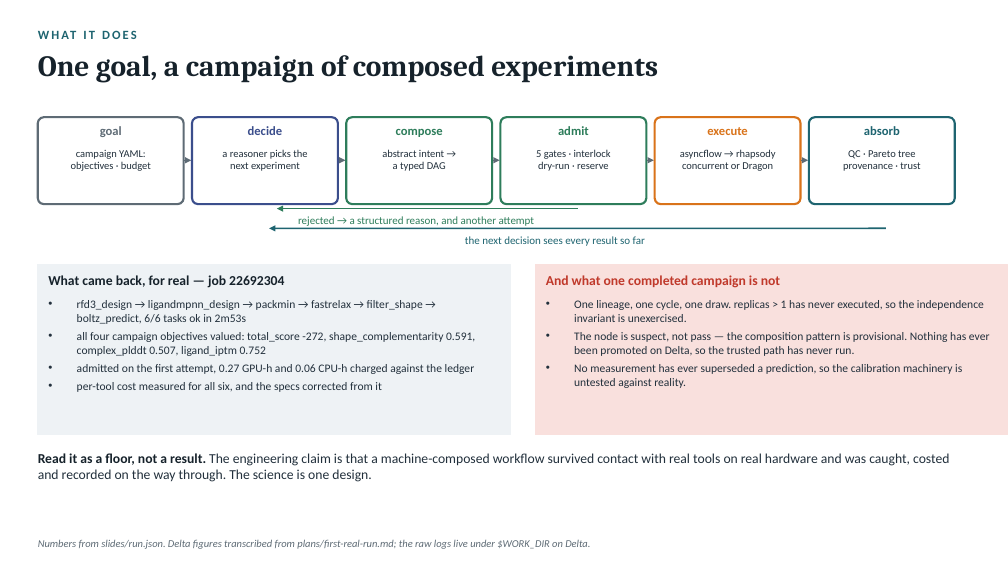
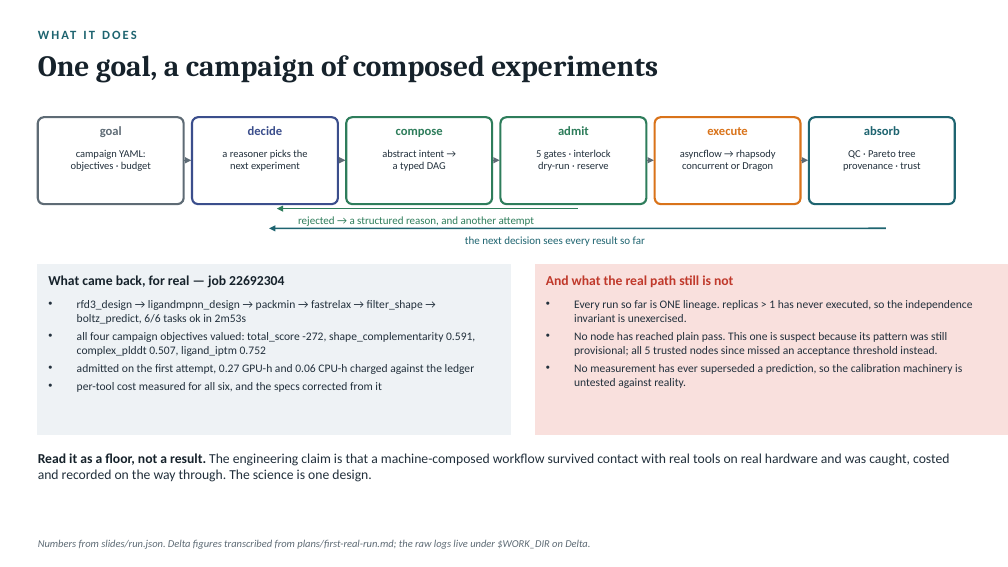
Before and after one commit to radical-collaboration/IMPRESS, a slide deck: slide 2 of agent/slides/impress-a-codewalk.pptx. Drawn at 1008x567 pixels with LibreOffice and Linux fonts; fonts in the diff are those of the drawing. Boxes give left, top, right and bottom in pixels: in the first picture for what was removed or moved away, otherwise in the second. Text is boxed around its words. In the diff, an @@ line names an element or a change of style, - is before the commit and + after.

```diff
--- a/agent/slides/impress-a-codewalk.pptx
+++ b/agent/slides/impress-a-codewalk.pptx
@@ text at bbox=[546, 275, 733, 287]: text changed @@
-And what one completed campaign is not
+And what the real path still is not
@@ text at bbox=[574, 300, 972, 356]: text changed @@
-• One lineage, one cycle, one draw. replicas > 1 has never executed, so the independence invariant is unexercised.
-• The node is suspect, not pass — the composition pattern is provisional. Nothing has ever been promoted on Delta, so the trusted path has never run.
+• Every run so far is ONE lineage. replicas > 1 has never executed, so the independence invariant is unexercised.
+• No node has reached plain pass. This one is suspect because its pattern was still provisional; all 5 trusted nodes since missed an acceptance threshold instead.
```
Also in this commit, not shown: 7 other slides changed, 7 other files.
